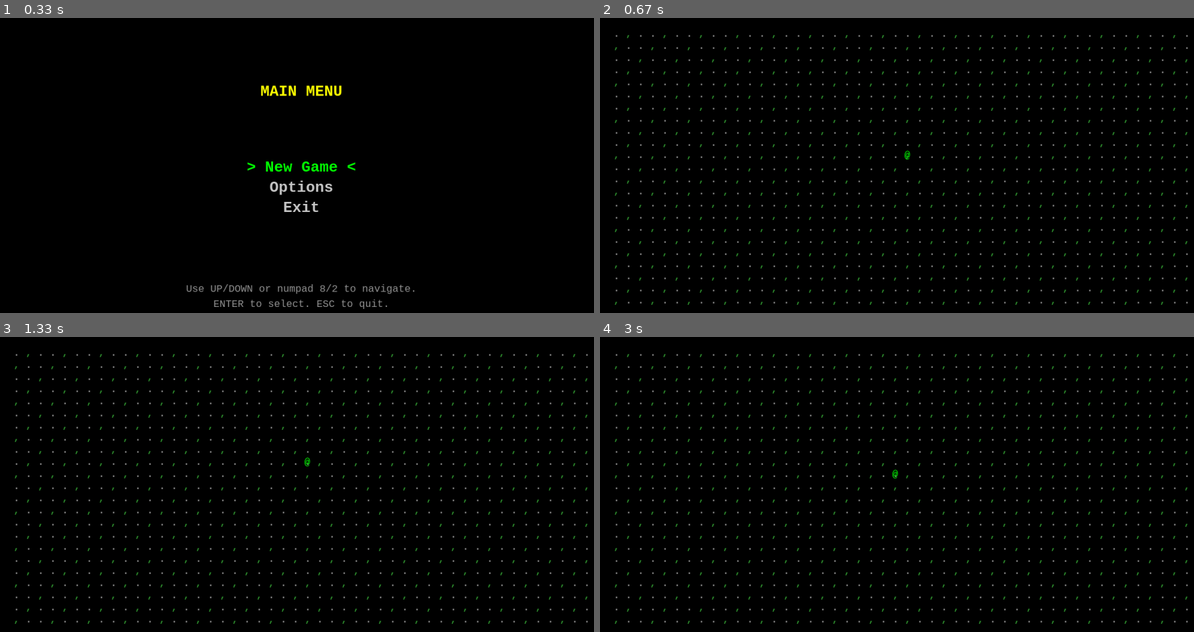
Above: before the commit, frames 1-4 (two rows, left to right).
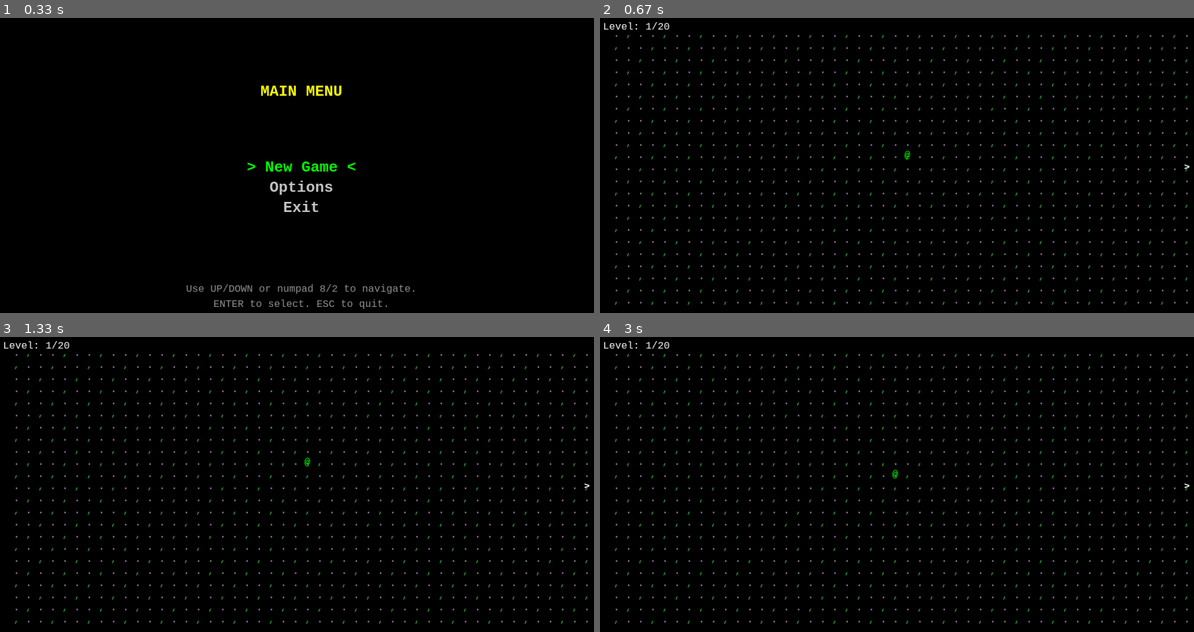
Above: after the commit, the same moments.

Repository: milkshakeiii/cursesgame
Game: pygame game, started from main.py
The game is run twice, just before and just after one commit, with the same random seed, the same clock (stepped at 60 frames per second) and the same inputs.
Inputs:
- Up to frame 1 (0.33 s): no input
- Up to frame 2 (0.67 s): hold Enter from 0.33 s (still down); hold Up from 0.33 s (still down)
- Up to frame 3 (1.33 s): release Enter at 0.8 s; release Up at 0.8 s; hold Up 0.83-1.3 s
- Up to frame 4 (3 s): hold Right 1.33-1.8 s; hold Left 1.83-2.37 s; hold Down 2.4-2.7 s; hold Left from 2.73 s (still down)

Frame 1 is identical in both runs. In frame 2, 0.1% of the frame differs, in the area x 0-100%, y 1-52%; in frame 3, 0.1%; in frame 4, 0.1%.

Commit message:
Added level progression, exit mechanic, and boss fight.

Diff:
--- a/game_data.py
+++ b/game_data.py
@@ -24,6 +24,13 @@
     """Represents terrain tiles on the map."""
 
     visible: bool = True
+
+@dataclass
+class Exit(Placeable):
+    """Represents the exit to the next level."""
+    visible: bool = True
+    symbol: str = ">"
+    color: tuple[int, int, int] = (255, 255, 255)
 
 
 @dataclass
@@ -99,3 +106,6 @@
 
     placeables: list[Placeable]
     active_encounter: Optional[Encounter]
+    current_stage: int = 1
+    max_stages: int = 20
+    status: str = "playing"  # playing, won, lost
--- a/gameplay.py
+++ b/gameplay.py
@@ -1,36 +1,20 @@
 """Gameplay logic for the curses game."""
 
 from typing import Optional
+import random
 
-from game_data import GRID_HEIGHT, GRID_WIDTH, Creature, Encounter, GameState, Player, Terrain
+from game_data import GRID_HEIGHT, GRID_WIDTH, Creature, Encounter, Exit, GameState, Player, Terrain
 
 
 def grid_coords_to_index(x: int, y: int) -> Optional[int]:
-    """Convert 2D grid coordinates (0-2, 0-2) to 1D index (0-8).
-
-    Args:
-        x: Grid x coordinate (0-2)
-        y: Grid y coordinate (0-2)
-
-    Returns:
-        1D index (0-8) or None if coordinates are out of bounds
-    """
+    """Convert 2D grid coordinates (0-2, 0-2) to 1D index (0-8)."""
     if not (0 <= x <= 2 and 0 <= y <= 2):
         return None
     return y * 3 + x
 
 
 def get_enemy_at_grid_position(encounter: Encounter, target_x: int, target_y: int) -> Optional[Creature]:
-    """Get the enemy creature at a grid position if it exists.
-
-    Args:
-        encounter: The active encounter
-        target_x: Grid x coordinate (0-2)
-        target_y: Grid y coordinate (0-2)
-
-    Returns:
-        The Creature at that position, or None if position is invalid or empty
-    """
+    """Get the enemy creature at a grid position if it exists."""
     grid_index = grid_coords_to_index(target_x, target_y)
     if grid_index is None:
         return None
@@ -44,22 +28,7 @@
 def advance_step(
     gamestate: GameState, action: Optional[tuple[str, ...]]
 ) -> GameState:
-    """Advance the game by one step based on the player action.
-
-    Important: all gameplay logic should flow through this function.
-    Non-gameplay logic such as UI state should be handled through screens.
-
-    Args:
-        gamestate: The current game state
-        action: A tuple where the first element is the action type:
-                - ("move", dx, dy) for movement
-                - ("attack", target_x, target_y) for attacking
-                - ("convert", target_x, target_y) for converting
-                - None for no action
-
-    Returns:
-        The updated game state
-    """
+    """Advance the game by one step based on the player action."""
     if action is None:
         return gamestate
 
@@ -83,125 +52,142 @@
             player.x = new_x
             player.y = new_y
 
-            # Check if player stepped on an encounter
+            # Check collision with placeables
             for placeable in gamestate.placeables or []:
-                if isinstance(placeable, Encounter):
-                    if placeable.x == player.x and placeable.y == player.y:
+                if placeable.x == player.x and placeable.y == player.y:
+                    # Encounter Trigger
+                    if isinstance(placeable, Encounter):
                         gamestate.active_encounter = placeable
                         # Initialize encounter grids
-                        # Player team: player in middle (index 4), then player's creatures
                         placeable.player_team = [None] * 9
-                        placeable.player_team[4] = player  # Middle position
-                        # Place player's creatures around them
-                        creature_positions = [0, 1, 2, 3, 5, 6, 7, 8]  # All positions except middle
+                        placeable.player_team[4] = player
+                        creature_positions = [0, 1, 2, 3, 5, 6, 7, 8]
                         for i, creature in enumerate(player.creatures):
                             if i < len(creature_positions):
                                 placeable.player_team[creature_positions[i]] = creature
 
-                        # Enemy team: encounter creature in middle (index 4)
                         placeable.enemy_team = [None] * 9
                         if placeable.creature:
-                            placeable.enemy_team[4] = placeable.creature  # Middle position
+                            placeable.enemy_team[4] = placeable.creature
                         break
 
+                    # Exit Trigger
+                    elif isinstance(placeable, Exit):
+                        if gamestate.current_stage < gamestate.max_stages:
+                            return generate_map(player, gamestate.current_stage + 1)
+                        # No exit on last stage (Boss handles win)
+
     elif action_type == "attack" and gamestate.active_encounter is not None:
-        # Attack action during encounter - target_x, target_y are grid coordinates (0-2, 0-2)
         target_x, target_y = action[1], action[2]
-
-        # Get the target from enemy team
         target = get_enemy_at_grid_position(gamestate.active_encounter, target_x, target_y)
         if target is not None:
             target.current_health = max(0, target.current_health - 5)
 
-            # Check if creature was defeated
             if target.current_health <= 0:
                 grid_index = grid_coords_to_index(target_x, target_y)
                 gamestate.active_encounter.enemy_team[grid_index] = None
 
-                # Check if all enemies defeated
                 if all(enemy is None for enemy in gamestate.active_encounter.enemy_team):
-                    # Remove the encounter from the map
                     gamestate.placeables = [
                         p for p in gamestate.placeables if p != gamestate.active_encounter
                     ]
                     gamestate.active_encounter = None
 
+                    # Boss Win Condition
+                    if gamestate.current_stage == gamestate.max_stages:
+                        gamestate.status = "won"
+
     elif action_type == "convert" and gamestate.active_encounter is not None:
-        # Convert action during encounter - target_x, target_y are grid coordinates (0-2, 0-2)
         target_x, target_y = action[1], action[2]
-
-        # Get the target from enemy team
         target = get_enemy_at_grid_position(gamestate.active_encounter, target_x, target_y)
         if target is not None:
             target.current_convert = min(100, target.current_convert + 5)
 
-            # Check if creature was converted
             if target.current_convert >= 100:
-                # Add creature to player's team
                 player.creatures.append(target)
-                # Remove from enemy team
                 grid_index = grid_coords_to_index(target_x, target_y)
                 gamestate.active_encounter.enemy_team[grid_index] = None
 
-                # Check if all enemies defeated/converted
                 if all(enemy is None for enemy in gamestate.active_encounter.enemy_team):
-                    # Remove the encounter from the map
                     gamestate.placeables = [
                         p for p in gamestate.placeables if p != gamestate.active_encounter
                     ]
                     gamestate.active_encounter = None
 
+                    # Boss Win Condition (if you convert the boss, you win!)
+                    if gamestate.current_stage == gamestate.max_stages:
+                        gamestate.status = "won"
+
     return gamestate
 
 
-def generate_map() -> GameState:
-    """Generate a map with terrain, encounters, and a player.
-
-    Returns:
-        A GameState with placeables including terrain, encounters, and player.
-    """
+def generate_map(current_player: Optional[Player] = None, stage: int = 1) -> GameState:
+    """Generate a map with terrain, encounters, and a player."""
     placeables = []
 
-    # Add player at center
-    placeables.append(Player(x=GRID_WIDTH // 2, y=GRID_HEIGHT // 2))
+    # Player Setup
+    if current_player:
+        player = current_player
+        player.x = GRID_WIDTH // 2
+        player.y = GRID_HEIGHT // 2
+    else:
+        player = Player(x=GRID_WIDTH // 2, y=GRID_HEIGHT // 2)
+    placeables.append(player)
 
-    # Add terrain tiles throughout the map
-    # Create a pattern of grass (,) and rocky (.) terrain
+    # Terrain Generation
     for y in range(1, GRID_HEIGHT - 1):
         for x in range(1, GRID_WIDTH - 1):
-            # Create a pattern: grass in some areas, rocky in others
             if (x + y) % 3 == 0:
                 placeables.append(Terrain(x=x, y=y, symbol=",", color=(50, 150, 50)))
             else:
                 placeables.append(Terrain(x=x, y=y, symbol=".", color=(150, 150, 150)))
 
-    # Add some encounters on random tiles
-    # Place encounters at specific locations for now
-    encounter_positions = [(10, 10), (15, 12), (30, 8), (20, 15), (35, 18), (8, 20)]
-    creature_types = [
-        ("Goblin", "g", (255, 100, 100)),
-        ("Wolf", "w", (200, 200, 255)),
-        ("Slime", "s", (100, 255, 100)),
-        ("Bat", "b", (150, 150, 255)),
-        ("Spider", "p", (200, 100, 200)),
-        ("Rat", "r", (150, 150, 150)),
-    ]
-    for i, (x, y) in enumerate(encounter_positions):
-        name, symbol, color = creature_types[i % len(creature_types)]
-        creature = Creature(
-            name=name,
-            symbol=symbol,
-            color=color,
-            strength=8,
-            dexterity=8,
-            constitution=8,
-            active_abilities=[],
-            passive_abilities=[],
-            max_health=100,
-            current_health=100,
-            current_convert=0,
-            level=1,
+    # Level Specific Generation
+    if stage == 20:
+        # Boss Level
+        boss = Creature(
+            name="Dragon King", symbol="D", color=(255, 0, 0),
+            strength=20, dexterity=15, constitution=20,
+            active_abilities=[], passive_abilities=[],
+            max_health=500, current_health=500,
+            current_convert=0, level=20
         )
-        placeables.append(Encounter(x=x, y=y, symbol="#", color=(255, 255, 255), creature=creature))
+        # Place boss
+        placeables.append(Encounter(x=GRID_WIDTH - 10, y=GRID_HEIGHT // 2, symbol="D", color=(255, 0, 0), creature=boss))
+    else:
+        # Standard Level
+        # Place Exit
+        placeables.append(Exit(x=GRID_WIDTH - 2, y=GRID_HEIGHT // 2, symbol=">", color=(255, 255, 255), visible=True))
 
-    return GameState(placeables=placeables, active_encounter=None)
+        # Encounters
+        encounter_positions = [(10, 10), (15, 12), (30, 8), (20, 15), (35, 18), (8, 20)]
+        creature_types = [
+            ("Goblin", "g", (255, 100, 100)),
+            ("Wolf", "w", (200, 200, 255)),
+            ("Slime", "s", (100, 255, 100)),
+            ("Bat", "b", (150, 150, 255)),
+            ("Spider", "p", (200, 100, 200)),
+            ("Rat", "r", (150, 150, 150)),
+        ]
+
+        # Simple randomization: shift positions based on stage to make levels look slightly different
+        for i, (base_x, base_y) in enumerate(encounter_positions):
+            # rudimentary procedural generation variation
+            x = (base_x + stage * 3) % (GRID_WIDTH - 2) + 1
+            y = (base_y + stage * 2) % (GRID_HEIGHT - 2) + 1
+
+            # Ensure not on player start or exit
+            if abs(x - player.x) < 2 and abs(y - player.y) < 2: continue
+            if x == GRID_WIDTH - 2 and y == GRID_HEIGHT // 2: continue
+
+            name, symbol, color = creature_types[(i + stage) % len(creature_types)]
+            creature = Creature(
+                name=name, symbol=symbol, color=color,
+                strength=8, dexterity=8, constitution=8,
+                active_abilities=[], passive_abilities=[],
+                max_health=100, current_health=100,
+                current_convert=0, level=stage, # creatures scale with stage level?
+            )
+            placeables.append(Encounter(x=x, y=y, symbol="#", color=(255, 255, 255), creature=creature))
+
+    return GameState(placeables=placeables, active_encounter=None, current_stage=stage)
--- a/main.py
+++ b/main.py
@@ -3,7 +3,7 @@
 from game_data import GRID_HEIGHT, GRID_WIDTH
 from gameplay import generate_map
 from graphics import SpriteManager
-from pygame_screens import EncounterScreen, EncounterStartScreen, MainMenu, MapView, Screen
+from pygame_screens import EncounterScreen, EncounterStartScreen, MainMenu, MapView, Screen, WinScreen, GameOverScreen
 
 TILE_SIZE = 24
 SCREEN_WIDTH = GRID_WIDTH * TILE_SIZE
@@ -21,8 +21,13 @@
         self.main_menu = MainMenu()
         self.encounter_start_screen = EncounterStartScreen()
         self.encounter_screen = EncounterScreen()
+        self.win_screen = WinScreen()
+        self.game_over_screen = GameOverScreen()
         self.current_back_screen = self.main_menu
         self.current_front_screen = None
+
+    def reset_game(self):
+        self.gamestate = generate_map()
 
     def current_screen(self) -> Screen:
         return self.current_front_screen or self.current_back_screen
--- a/pygame_screens.py
+++ b/pygame_screens.py
@@ -88,6 +88,7 @@
     def _select_option(self, game: "game_module.Game") -> None:
         selected = self.options[self.selected_index]
         if selected == "New Game":
+            game.reset_game()
             game.current_back_screen = game.map_view
         elif selected == "Options":
             pass
@@ -115,6 +116,44 @@
         instr2 = "ENTER to select. ESC to quit."
         self.draw_text(screen, instr1, center_x, screen.get_height() - 60, (150, 150, 150), self.small_font, centered=True)
         self.draw_text(screen, instr2, center_x, screen.get_height() - 30, (150, 150, 150), self.small_font, centered=True)
+
+class WinScreen(Screen):
+    """Screen shown when the player wins."""
+    def __init__(self):
+        self.font = pygame.font.SysFont("monospace", 40, bold=True)
+        self.small_font = pygame.font.SysFont("monospace", 20)
+
+    def handle_specific_event(self, event: pygame.event.Event, game: "game_module.Game") -> bool:
+        if event.type == pygame.KEYDOWN:
+            if event.key in (pygame.K_RETURN, pygame.K_KP_ENTER, pygame.K_SPACE, pygame.K_ESCAPE):
+                game.current_back_screen = game.main_menu
+                return True
+        return False
+
+    def render(self, screen: pygame.Surface, game: "game_module.Game") -> None:
+        screen.fill((0, 0, 0))
+        self.draw_text(screen, "VICTORY!", screen.get_width() // 2, screen.get_height() // 3, (0, 255, 0), self.font, centered=True)
+        self.draw_text(screen, "You have defeated the Dragon King!", screen.get_width() // 2, screen.get_height() // 2, (200, 255, 200), self.small_font, centered=True)
+        self.draw_text(screen, "Press ENTER to return to menu", screen.get_width() // 2, screen.get_height() - 60, (150, 150, 150), self.small_font, centered=True)
+
+class GameOverScreen(Screen):
+    """Screen shown when the player loses."""
+    def __init__(self):
+        self.font = pygame.font.SysFont("monospace", 40, bold=True)
+        self.small_font = pygame.font.SysFont("monospace", 20)
+
+    def handle_specific_event(self, event: pygame.event.Event, game: "game_module.Game") -> bool:
+        if event.type == pygame.KEYDOWN:
+            if event.key in (pygame.K_RETURN, pygame.K_KP_ENTER, pygame.K_SPACE, pygame.K_ESCAPE):
+                game.current_back_screen = game.main_menu
+                return True
+        return False
+
+    def render(self, screen: pygame.Surface, game: "game_module.Game") -> None:
+        screen.fill((0, 0, 0))
+        self.draw_text(screen, "GAME OVER", screen.get_width() // 2, screen.get_height() // 3, (255, 0, 0), self.font, centered=True)
+        self.draw_text(screen, "Your journey ends here.", screen.get_width() // 2, screen.get_height() // 2, (255, 200, 200), self.small_font, centered=True)
+        self.draw_text(screen, "Press ENTER to return to menu", screen.get_width() // 2, screen.get_height() - 60, (150, 150, 150), self.small_font, centered=True)
 
 class MapView(Screen):
     """Screen where the player moves around the map."""
@@ -141,6 +180,15 @@
             if event.key in self.direction_map:
                 dx, dy = self.direction_map[event.key]
                 game.gamestate = advance_step(game.gamestate, ("move", dx, dy))
+
+                # Check status
+                if game.gamestate.status == "won":
+                    game.current_back_screen = game.win_screen
+                    return True
+                elif game.gamestate.status == "lost":
+                    game.current_back_screen = game.game_over_screen
+                    return True
+
                 if game.gamestate.active_encounter is not None:
                     game.current_back_screen = game.encounter_start_screen
                 return True
@@ -159,6 +207,9 @@
         for placeable in game.gamestate.placeables or []:
             if isinstance(placeable, Player):
                 game.sprite_manager.draw(screen, placeable.x, placeable.y, placeable.symbol, placeable.color)
+
+        # Draw HUD
+        self.draw_text(screen, f"Level: {game.gamestate.current_stage}/{game.gamestate.max_stages}", 10, 10, (255, 255, 255), self.font)
 
 class EncounterStartScreen(Screen):
     """Screen shown when the player first encounters something."""
@@ -211,6 +262,12 @@
                     target_x, target_y = self.target_selection_map[event.key]
                     action_type = "attack" if self.mode == EncounterMode.ATTACK else "convert"
                     game.gamestate = advance_step(game.gamestate, (action_type, target_x, target_y))
+
+                    # Check win condition (if encounter ended by winning boss fight)
+                    if game.gamestate.status == "won":
+                        game.current_back_screen = game.win_screen
+                        return True
+
                     self.mode = EncounterMode.NORMAL
                     if game.gamestate.active_encounter is None:
                         game.current_back_screen = game.map_view
@@ -253,11 +310,6 @@
                     game.current_back_screen = game.map_view
                     return True
                 elif event.key == pygame.K_ESCAPE:
-                    # In normal mode, ESC does nothing or quits?
-                    # Original code: if specific event doesn't handle, base class quits.
-                    # Original screens.py: elif ESC: Cancel action selection...
-                    # But for Normal mode, it fell through to default handling?
-                    # Let's return False to allow base class to handle quit if in Normal mode.
                     return False
 
         return False
@@ -298,8 +350,6 @@
         selected_entity = self._get_selected_entity(game)
         if selected_entity:
             side_label = "Ally" if self.selected_side == "player" else "Enemy"
-            # Special case for Player object which has no 'name' attr in some versions?
-            # Check game_data.py: Player has name="Player" default.
             name = getattr(selected_entity, "name", "Unknown")
 
             self.draw_text(screen, f"{side_label}: {name}", 20, 60, (200, 200, 200), self.font)
@@ -398,11 +448,5 @@
             if entity:
                 grid_x = (i % 3) + x_offset
                 grid_y = i // 3
-                # Use sprite manager logic, but need to pass grid coordinates manually converted to pixels?
-                # SpriteManager.draw takes grid coordinates (x,y) and multiplies by tile_size.
-                # Here we are drawing at absolute pixel positions + offset.
-                # So we can't use SpriteManager.draw directly unless we trick it or add a method.
-                # Or just use get_sprite and blit manually.
-
                 sprite = game.sprite_manager.get_sprite(entity.symbol, entity.color)
                 screen.blit(sprite, (start_x + grid_x * game.sprite_manager.tile_size, start_y + grid_y * game.sprite_manager.tile_size))
